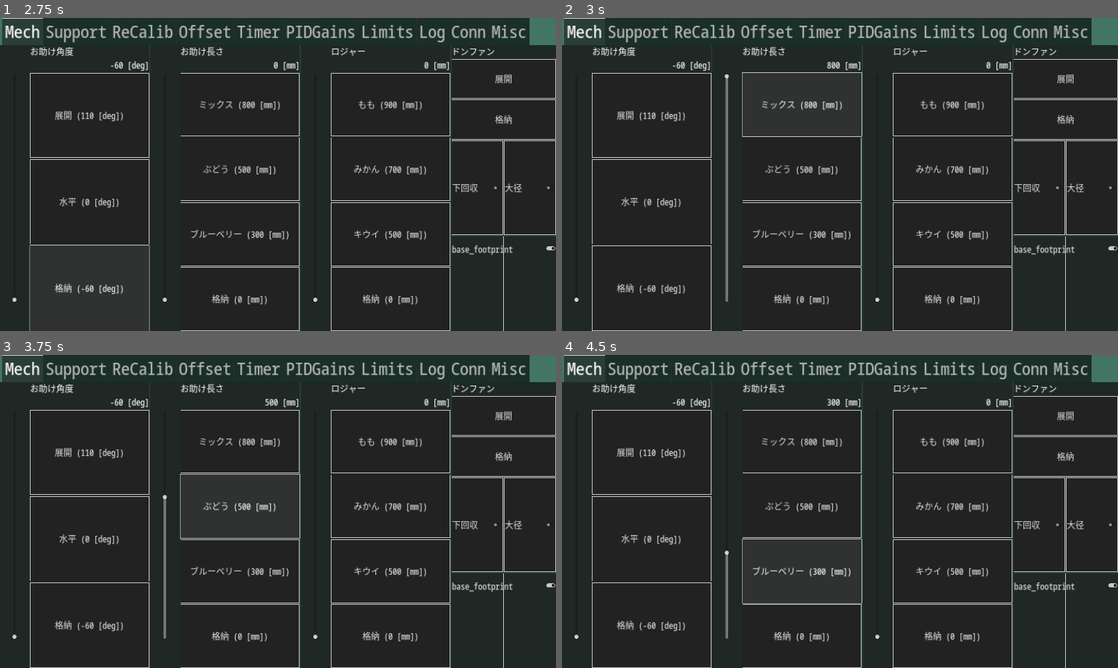
Above: before the commit, frames 1-4 (two rows, left to right).
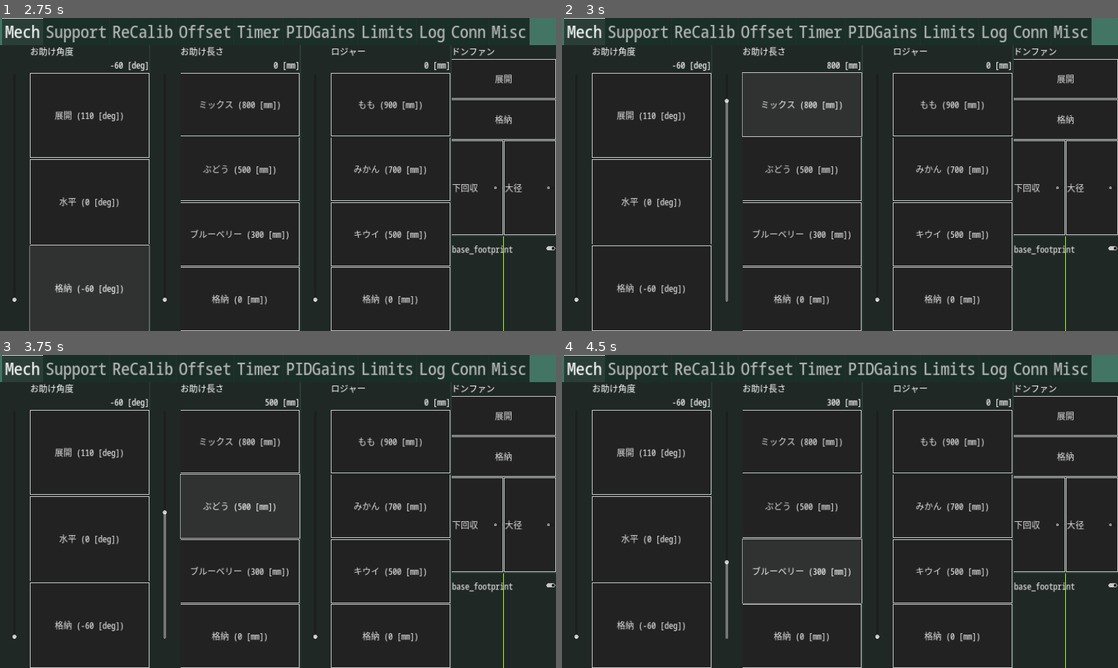
Above: after the commit, the same moments.

Repository: omuct-robotclub/nhk2023-team-a-controller
Game: Godot game, scene res://controls/controller.tscn
Same seed, same stepped clock (60 frames per second), same inputs: the game is played once before the commit and once after it.
Inputs:
- Up to frame 1 (2.75 s): click "展開 (110 [deg])" at 0.5 s; click "水平 (0 [deg])" at 1.25 s; click "格納 (-60 [deg])" at 2 s
- Up to frame 2 (3 s): click "ミックス (800 [mm])" at 2.75 s
- Up to frame 3 (3.75 s): click "ぶどう (500 [mm])" at 3.5 s
- Up to frame 4 (4.5 s): click "ブルーベリー (300 [mm])" at 4.25 s

Frame 1 is identical in both runs. In frame 2, less than 0.1% of the frame differs, in the area x 29-30%, y 18-91%; in frame 3, less than 0.1%; in frame 4, less than 0.1%.

Commit message:
update something

Diff:
--- a/controls/controller.tscn
+++ b/controls/controller.tscn
@@ -100,7 +100,7 @@
 display_name = "お助け長さ"
 save_name = "arm_length"
 button_name_format = "%s (%0.0f [mm])"
-max_value = 800.0
+max_value = 900.0
 preset_names = Array[String](["ミックス", "ぶどう", "ブルーベリー", "格納"])
 preset_values = Array[float]([800.0, 500.0, 300.0, 0.0])
 
--- a/scripts/robot_controller.gd
+++ b/scripts/robot_controller.gd
@@ -73,7 +73,7 @@
                     RobotInterface.arm_length -= 0.25 * dt
                 else:
                     RobotInterface.arm_length += 0.25 * dt
-                RobotInterface.set_arm_length(clampf(RobotInterface.arm_length, 0.0, 0.8))
+                RobotInterface.set_arm_length(clampf(RobotInterface.arm_length, 0.0, 0.9))
 
             if Input.is_joy_button_pressed(device, JOY_BUTTON_B):
                 if reverse:
@@ -136,6 +136,7 @@
 
     if event is InputEventJoypadButton and event.pressed:
         if event.device not in CustomInput.allowed_device: return
+        print(event.button_index)
         match [event.button_index, Input.is_joy_button_pressed(event.device, JOY_BUTTON_RIGHT_SHOULDER)]:
             [JOY_BUTTON_RIGHT_STICK, _]:
                 if RobotInterface.large_wheel_cmd == 0:
@@ -158,8 +159,11 @@
                     tab_idx += 1
                 tab_container.current_tab = tab_idx % tab_container.get_child_count()
 
-            [JOY_BUTTON_BACK, _]:
-                RobotInterface.set_arm_length(-1)
+#            [JOY_BUTTON_BACK, _]:
+#                print("wtffff")
+#                RobotInterface.set_arm_length(-1)
+
+#            [JOY_BUTTON_A]
 
             [JOY_BUTTON_LEFT_STICK, _]:
                 RobotInterface.start_unwinding()
--- a/scripts/robot_interface.gd
+++ b/scripts/robot_interface.gd
@@ -136,7 +136,10 @@
 
 func set_arm_length(length: float) -> void:
     arm_length = length
-    _arm_length_pub.publish({"data": length})
+    if 0.0 <= length and length < 0.001:
+        _arm_length_pub.publish({"data": -1.0})
+    else:
+        _arm_length_pub.publish({"data": length})
     arm_length_changed.emit()
 
 func set_large_wheel_cmd(cmd: float) -> void:
